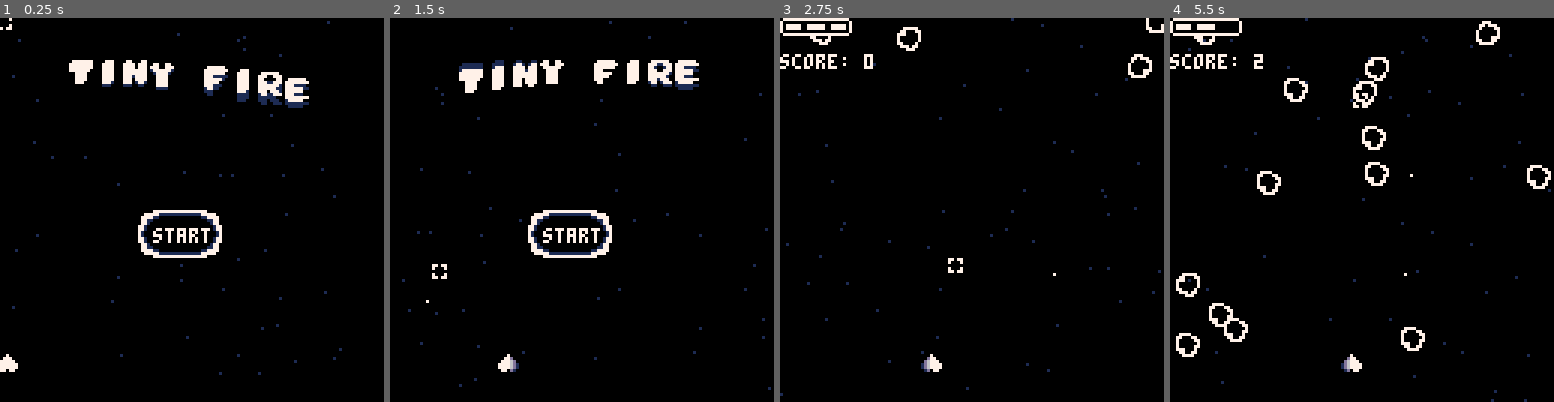
Above: before the commit, frames 1-4 (left to right).
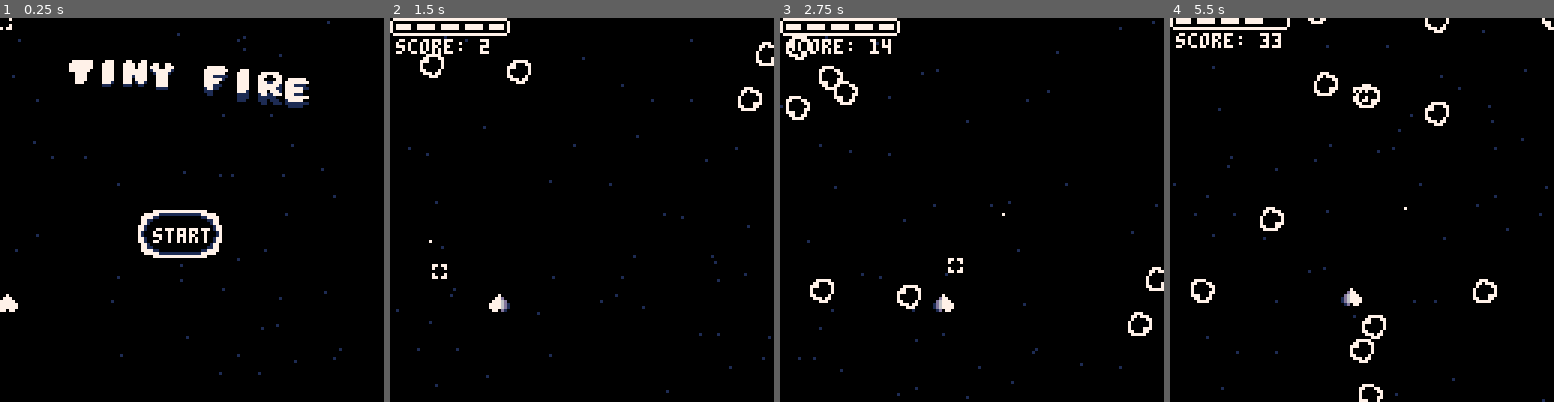
Above: after the commit, the same moments.

Repository: ethanjurman/asteroid-grinder
Game: PICO-8 cartridge tiny-fire.p8
The game is run twice, just before and just after one commit, with the same random seed, the same clock (stepped at 60 frames per second) and the same inputs.
Inputs (mouse positions are in pixels of both pictures, inside the frame that each line leads up to):
- Up to frame 1 (0.25 s): no input
- Up to frame 2 (1.5 s): tap X (X key) at 0.33, 1.07 s; click (670, 121) at 0.67 s; tap O (Z key) at 0.7 s; click (436, 267) at 1.22 s
- Up to frame 3 (2.75 s): hold Right 1.6-2.1 s; tap O (Z key) at 1.7, 2.1, 2.5 s; click (887, 114) at 1.77 s; tap X (X key) at 1.85 s; hold Up 2.15-2.42 s; click (952, 259) at 2.32 s; hold Right from 2.47 s (still down)
- Up to frame 4 (5.5 s): click (1404, 106) at 2.87 s; tap O (Z key) every 0.4 s from 2.9 to 5.3 s; tap X (X key) at 2.97, 4.08, 5.2 s; release Right at 3.03 s; hold Left 3.08-3.58 s; click (1465, 256) at 3.42 s; hold Down 3.63-3.97 s; click (1231, 102) at 3.97 s; hold Right 4.02-4.68 s; click (1292, 248) at 4.52 s; hold Up 4.73-5.03 s; click (1354, 94) at 5.07 s; hold Left from 5.08 s (still down)

The runs differ from the first frame. In frame 1, 0.3% of the frame differs, in the area x 0-5%, y 71-93%; in frame 2, 6.3%, in the area x 0-100%, y 0-98%; in frame 3, 3.7%; in frame 4, 5.9%.

Commit message:
updated game to include GRIND

Diff:
--- a/tiny-fire.p8
+++ b/tiny-fire.p8
@@ -34,6 +34,10 @@
 
 function _update60()
  frame+=1
+ if game_state=="game" and
+    frame%30==0 then
+ 	score+=1
+ end
 	for obj in all(objects_update[game_state]) do
   obj.update()
  end
@@ -46,7 +50,7 @@
  for obj in all(objects_draw[game_state]) do
  	obj.draw()
  end
- --print(debug,0,20,7)
+ print(debug,0,20,7)
 end
 -->8
 -- stars
@@ -133,6 +137,16 @@
 function in_rock(rock,x,y,x2,y2)
  x2=x2 or x
  y2=y2 or y
+	if (x2 < rock.x+2) return false
+	if (x > rock.x+6) return false
+	if (y2 < rock.y+2) return false
+	if (y > rock.y+6) return false
+	return true
+end
+
+function in_rock_l(rock,x,y,x2,y2)
+ x2=x2 or x
+ y2=y2 or y
 	if (x2 < rock.x) return false
 	if (x > rock.x+8) return false
 	if (y2 < rock.y) return false
@@ -143,6 +157,7 @@
 function draw_rocks()
 	for r in all(rocks) do
 		spr(16+r.s, r.x, r.y)
+		--rectfill(r.x+2,r.y+2,r.x+6,r.y+6,12)
 	end
 end
 
@@ -168,30 +183,20 @@
  -- hp
  palt(0, false)
  palt(11, true)
- if ship.hp<=0 then
-  spr(23,0,0)
-  spr(24,8,0)
-  spr(25,16,0)
- end
- if ship.hp==1 then
-  spr(7,0,0)
-  spr(24,8,0)
-  spr(25,16,0)
- end
- if ship.hp==2 then
-  spr(7,0,0)
-  spr(8,8,0)
-  spr(25,16,0)
- end
- if ship.hp==3 then
-  spr(7,0,0)
-  spr(8,8,0)
-  spr(9,16,0)
- end
+ spr(23,0,0)
+ spr(24,8,0)
+ spr(24,16,0)
+ spr(24,24,0)
+ spr(25,32,0)
+ if (ship.hp>=1) spr(7,0,0)
+ if (ship.hp>=2) spr(8,8,0)
+ if (ship.hp>=3) spr(8,16,0)
+ if (ship.hp>=4) spr(8,24,0)
+ if (ship.hp>=5) spr(9,32,0)
  palt(0, true)
  palt(11, false)
  -- score
- print("score: "..score,0,12,7)
+ print("score: "..flr(score),2,7,7)
 end
 
 function update_hud()
@@ -311,7 +316,10 @@
  ship.y=0
  ship.s=0
  ship.blts={}
- ship.hp=3
+ ship.hp=5
+ ship.in_grind=false
+ ship.grind_l=false
+ ship.grind_r=false
 end
 
 function take_damage()
@@ -331,7 +339,7 @@
  	ship.s=2
  end
  if (goal_delta<4) ship.s=0
- ship.y=110
+ ship.y=90
 
  -- update bullets
  for b in all(ship.blts) do
@@ -340,22 +348,36 @@
  	if (b.y<0) del(ship.blts, b)
  	for r in all(rocks) do
  	 -- hit rock
- 		if (in_rock(r,b.x,b.y)) then
+ 		if (in_rock_l(r,b.x,b.y)) then
  			del(ship.blts, b)
  			respawn_rock(r)
  			sfx(2)
- 			score+=1
+ 			score+=10
 			end
 		end
  end
 
- -- update hp
+ ship.in_grind=false
+ ship.grind_r=false
+ ship.grind_l=false
+
+ -- update hp & grind
  for r in all(rocks) do
- 	if in_rock(r, ship.x,ship.y,ship.x+7,ship.y+7) then
+ 	if in_rock(r, ship.x+2,ship.y+5,ship.x+4,ship.y+6) then
  	 take_damage()
  		respawn_rock(r)
  		sfx(2)
 		end
+		if in_rock_l(r,ship.x,ship.y,ship.x+8,ship.y+8) then
+			ship.in_grind=true
+			if (r.x<=ship.x+2) ship.grind_l=true
+			if (r.x>ship.x+2) ship.grind_r=true
+		end
+ end
+
+ if ship.in_grind then
+ 	score+=0.5
+ 	sfx(5)
  end
 end
 
@@ -376,6 +398,15 @@
  	pset(b.x,b.y,7)
  end
  spr(ship.s+4,ship.x,ship.y)
+ --rectfill(ship.x+2,ship.y+5,ship.x+4,ship.y+6,13)
+
+ if ship.grind_l then
+ 	pset(rnd()*-2+ship.x,ship.y+rnd(7),10)
+ end
+
+ if ship.grind_r then
+ 	pset(rnd()*2+ship.x+7,ship.y+rnd(7),10)
+ end
 end
 
 ship.init = init_ship
Not shown, changed: 131 lines of the sprite sheet (__gfx__) section of tiny-fire.p8
Not shown, changed: the thumbnail (__label__) section of tiny-fire.p8
Not shown, changed: the music (__music__) section of tiny-fire.p8
Not shown, changed: the sound effects (__sfx__) section of tiny-fire.p8
Not shown, changed: tiny-fire.js
